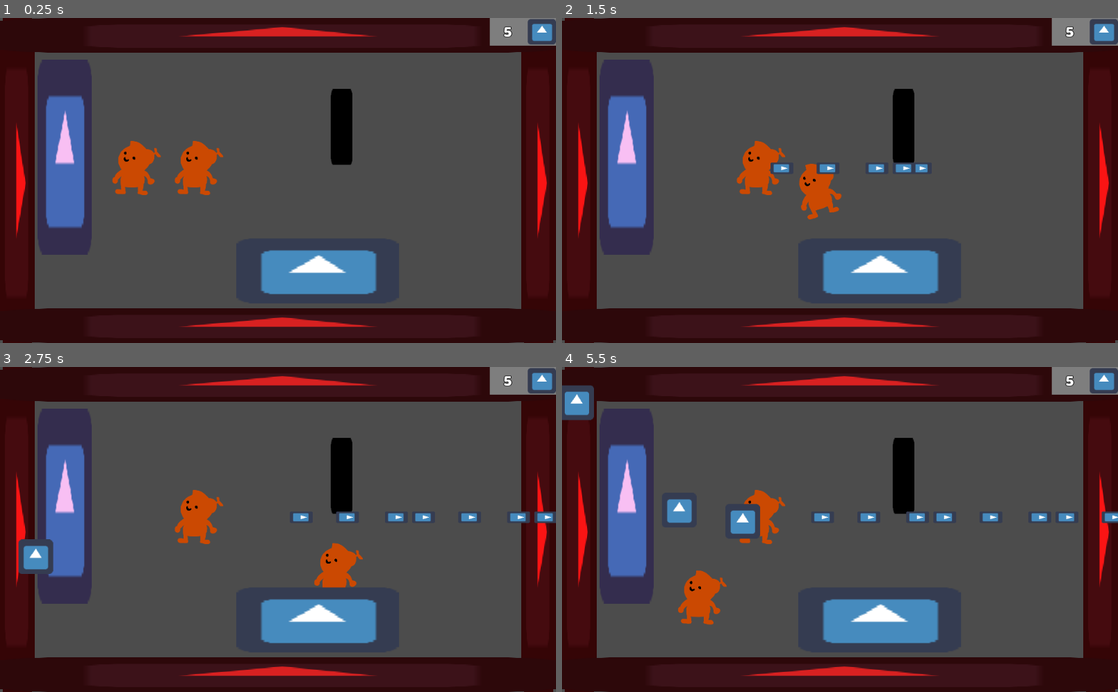
Above: before the commit, frames 1-4 (two rows, left to right).
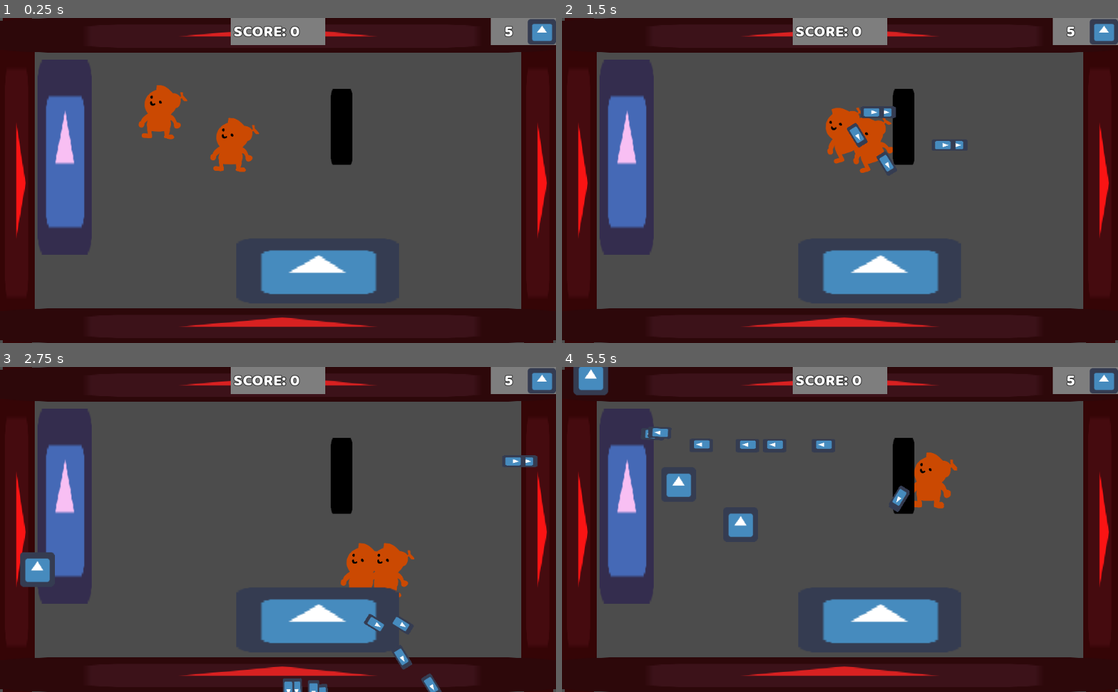
Above: after the commit, the same moments.

Repository: JuannFerrari/GlobalGameJam2019
Game: Godot game, scene res://Game.tscn
The game is run twice, just before and just after one commit, with the same random seed, the same clock (stepped at 60 frames per second) and the same inputs. The engine's default icon, where the game draws it, is replaced by a stand-in: a white triangle on a blue panel in a dark square.
Inputs:
- Up to frame 1 (0.25 s): no input
- Up to frame 2 (1.5 s): tap Enter (ui_accept) at 0.5, 0.6, 0.77, 1.07, 1.35 s; hold Right (ui_right) 0.53-1.28 s; hold Down (ui_down) from 1.28 s (still down)
- Up to frame 3 (2.75 s): tap Enter (ui_accept) at 1.52, 1.82, 2.1 s; release Down (ui_down) at 2.03 s; hold Right (ui_right) from 2.03 s (still down)
- Up to frame 4 (5.5 s): release Right (ui_right) at 2.78 s; hold Up (ui_up) 2.78-3.53 s; tap Enter (ui_accept) at 2.85, 3.02, 3.32, 3.6, 3.77, 4.07, 4.35, 4.52, 4.82, 5.1 s; hold Left (ui_left) 3.53-5.03 s; hold Down (ui_down) from 5.03 s (still down)

The runs differ from the first frame. In frame 1, 4.7% of the frame differs, in the area x 20-100%, y 0-55%; in frame 2, 5.2%; in frame 3, 6.3%; in frame 4, 6.8%, in the area x 0-100%, y 0-80%.

Commit message:
my commit ;)

Diff:
--- a/Bullet.gd
+++ b/Bullet.gd
@@ -3,7 +3,6 @@
 
 const VEL=300
 export var direction = 0
-
 
 
 func _process(delta):
@@ -15,9 +14,6 @@
 func _on_VisibilityNotifier2D_screen_exited():
 	queue_free()
 
-
-
-
 func _on_Bullet_body_entered(body):
 	body.life-=1
 	queue_free()
--- a/EnemyOne.gd
+++ b/EnemyOne.gd
@@ -8,10 +8,12 @@
 onready var targets = [playerOne, playerTwo]
 var target
 var index
+signal self_killed
 
 func _ready():
 	index = randi()%2+0
 	target = targets[index]
+	self.connect("self_killed", get_parent().get_node('Interface'), "_on_EnemyOne_self_killed")
 	pass
 
 func _physics_process(delta):
@@ -23,6 +25,7 @@
 	direction = (target.position - position).normalized()
 	move_and_collide(direction * speed * delta)
 	if life <=0:
+		emit_signal("self_killed")
 		queue_free()
 	#	if collision_info:   #only collides after move
 	#		collision_info.collider.queue_free()
--- a/EnemyOne.tscn
+++ b/EnemyOne.tscn
@@ -3,14 +3,14 @@
 [ext_resource path="res://EnemyOne.gd" type="Script" id=1]
 [ext_resource path="res://icon.png" type="Texture" id=2]
 
-[sub_resource type="RectangleShape2D" id=1]
+[sub_resource type="CircleShape2D" id=1]
 
-extents = Vector2( 32, 32 )
+radius = 1.0
 
 [node name="EnemyOne" type="KinematicBody2D"]
 position = Vector2( 350, 350 )
 collision_layer = 4
-collision_mask = 0
+collision_mask = 2
 script = ExtResource( 1 )
 
 [node name="CollisionShape2D" type="CollisionShape2D" parent="." groups=[
--- a/Game.tscn
+++ b/Game.tscn
@@ -1,10 +1,23 @@
-[gd_scene load_steps=3 format=2]
+[gd_scene load_steps=5 format=2]
 
-[ext_resource path="res://World.tscn" type="PackedScene" id=1]
-[ext_resource path="res://interface/Interface.tscn" type="PackedScene" id=2]
+[ext_resource path="res://Player.tscn" type="PackedScene" id=1]
+[ext_resource path="res://Map.tscn" type="PackedScene" id=2]
+[ext_resource path="res://interface/Interface.tscn" type="PackedScene" id=3]
+[ext_resource path="res://Spawner.tscn" type="PackedScene" id=4]
 
 [node name="Game" type="SkeletonIK"]
 
-[node name="World" parent="." instance=ExtResource( 1 )]
+[node name="Player1" parent="." instance=ExtResource( 1 )]
+position = Vector2( 298.5, 174 )
 
-[node name="Interface" parent="." instance=ExtResource( 2 )]
+[node name="Player2" parent="." instance=ExtResource( 1 )]
+position = Vector2( 430.559, 234.665 )
+
+[node name="Map" parent="." instance=ExtResource( 2 )]
+
+[node name="Interface" parent="." instance=ExtResource( 3 )]
+
+[node name="Spawner" parent="." instance=ExtResource( 4 )]
+
+[connection signal="healt_changed" from="Player1" to="Interface" method="_on_Player_healt_changed"]
+[connection signal="hide" from="Player1" to="Interface" method="_on_Player_hide"]
--- a/Player.gd
+++ b/Player.gd
@@ -12,12 +12,9 @@
 export var action_shoot="ui_accept"
 export var ACCELERATION=50
 export var MAX_SPEED=300
+var bullet_scene = preload ("res://Bullet.tscn")
+signal healt_changed(health)
 
-var bullet_scene = preload ("res://Bullet.tscn")
-
-# Called when the node enters the scene tree for the first time.
-func _ready():
-	pass # Replace with function body.
 
 func shoot_bullet():
 	var bullet= bullet_scene.instance()
@@ -64,6 +61,7 @@
 			else:
 				if can_take_damage:
 					life-=1
+					emit_signal("healt_changed", life)
 					can_take_damage = false
 					$invul_timer.start(3)
 					modulate = Color(1,1,1,0.3)
--- /dev/null
+++ b/Spawner.tscn
@@ -0,0 +1,38 @@
+[gd_scene load_steps=4 format=2]
+
+[ext_resource path="res://Spawner.gd" type="Script" id=1]
+[ext_resource path="res://EnemyOne.tscn" type="PackedScene" id=2]
+
+[sub_resource type="Animation" id=1]
+
+resource_name = "SpawnerAnimation"
+length = 19.5
+tracks/0/type = "value"
+tracks/0/path = NodePath(".:position")
+tracks/0/interp = 1
+tracks/0/loop_wrap = true
+tracks/0/imported = false
+tracks/0/enabled = true
+tracks/0/keys = {
+"times": PoolRealArray( 0, 1.5, 3, 4.5, 6, 7.5, 9, 10.5, 12, 13.5, 15, 16.5, 18, 19.5 ),
+"transitions": PoolRealArray( 1, 1, 1, 1, 1, 1, 1, 1, 1, 1, 1, 1, 1, 1 ),
+"update": 0,
+"values": [ Vector2( -38.9187, 594.435 ), Vector2( -40.5398, 390.179 ), Vector2( -49.3608, 220.374 ), Vector2( -40.5398, 2.05249 ), Vector2( 74.134, -59.6949 ), Vector2( 301.276, -66.3107 ), Vector2( 632.066, -61.9002 ), Vector2( 1055.48, -64.1055 ), Vector2( 1103.99, 163.037 ), Vector2( 1101.79, 396.795 ), Vector2( 1092.97, 641.58 ), Vector2( 753.356, 679.069 ), Vector2( 303.482, 674.659 ), Vector2( -29.5133, 670.248 ) ]
+}
+
+[node name="Spawner" type="Position2D"]
+position = Vector2( -29.5133, 670.248 )
+script = ExtResource( 1 )
+spawnScene = ExtResource( 2 )
+timerPath = NodePath("Timer")
+minWaitTime = 1.0
+maxWaitTime = 3.0
+
+[node name="Timer" type="Timer" parent="."]
+one_shot = true
+
+[node name="AnimationPlayer" type="AnimationPlayer" parent="."]
+autoplay = "SpawnerAnimation"
+anims/SpawnerAnimation = SubResource( 1 )
+
+[connection signal="timeout" from="Timer" to="." method="_on_Timer_timeout"]
--- a/World.tscn
+++ b/World.tscn
@@ -1,55 +1,14 @@
-[gd_scene load_steps=6 format=2]
+[gd_scene load_steps=4 format=2]
 
 [ext_resource path="res://Player.tscn" type="PackedScene" id=1]
 [ext_resource path="res://Map.tscn" type="PackedScene" id=2]
-[ext_resource path="res://Spawner.gd" type="Script" id=3]
-[ext_resource path="res://EnemyOne.tscn" type="PackedScene" id=4]
-
-[sub_resource type="Animation" id=1]
-
-resource_name = "SpawnerAnimation"
-length = 19.5
-tracks/0/type = "value"
-tracks/0/path = NodePath(".:position")
-tracks/0/interp = 1
-tracks/0/loop_wrap = true
-tracks/0/imported = false
-tracks/0/enabled = true
-tracks/0/keys = {
-"times": PoolRealArray( 0, 1.5, 3, 4.5, 6, 7.5, 9, 10.5, 12, 13.5, 15, 16.5, 18, 19.5 ),
-"transitions": PoolRealArray( 1, 1, 1, 1, 1, 1, 1, 1, 1, 1, 1, 1, 1, 1 ),
-"update": 0,
-"values": [ Vector2( -38.9187, 594.435 ), Vector2( -40.5398, 390.179 ), Vector2( -49.3608, 220.374 ), Vector2( -40.5398, 2.05249 ), Vector2( 74.134, -59.6949 ), Vector2( 301.276, -66.3107 ), Vector2( 632.066, -61.9002 ), Vector2( 1055.48, -64.1055 ), Vector2( 1103.99, 163.037 ), Vector2( 1101.79, 396.795 ), Vector2( 1092.97, 641.58 ), Vector2( 753.356, 679.069 ), Vector2( 303.482, 674.659 ), Vector2( -29.5133, 670.248 ) ]
-}
+[ext_resource path="res://Spawner.tscn" type="PackedScene" id=3]
 
 [node name="World" type="Node2D"]
 
 [node name="Player1" parent="." instance=ExtResource( 1 )]
 position = Vector2( 364.971, 277.307 )
-action_up = "ui_up2"
-action_down = "ui_down2"
-action_right = "ui_right2"
-action_left = "ui_left2"
-
-[node name="Player2" parent="." instance=ExtResource( 1 )]
-position = Vector2( 250, 277.307 )
-action_shoot = "ui_accept2"
 
 [node name="Map" parent="." instance=ExtResource( 2 )]
 
-[node name="Spawner" type="Position2D" parent="."]
-position = Vector2( -29.5133, 670.248 )
-script = ExtResource( 3 )
-spawnScene = ExtResource( 4 )
-timerPath = NodePath("Timer")
-minWaitTime = 1.0
-maxWaitTime = 3.0
-
-[node name="Timer" type="Timer" parent="Spawner"]
-one_shot = true
-
-[node name="AnimationPlayer" type="AnimationPlayer" parent="Spawner"]
-autoplay = "SpawnerAnimation"
-anims/SpawnerAnimation = SubResource( 1 )
-
-[connection signal="timeout" from="Spawner/Timer" to="Spawner" method="_on_Timer_timeout"]
+[node name="Spawner" parent="." instance=ExtResource( 3 )]
--- /dev/null
+++ b/interface/Interface.gd
@@ -0,0 +1,14 @@
+extends Control
+
+onready var number_label = get_node("LifeCounter").get_node("Number")
+onready var score_label = get_node("KillsCounter").get_node("Number")
+
+
+func _on_Player_healt_changed(health):
+	update_health(health)
+
+func update_health(new_value):
+    number_label.text = str(new_value)
+
+func _on_EnemyOne_self_killed():
+	score_label.text = str(int(score_label.text) + 1)
--- a/interface/Interface.tscn
+++ b/interface/Interface.tscn
@@ -1,11 +1,20 @@
-[gd_scene load_steps=3 format=2]
+[gd_scene load_steps=6 format=2]
 
-[ext_resource path="res://interface/LifeCounter.tscn" type="PackedScene" id=1]
-[ext_resource path="res://interface/LifeCounter.gd" type="Script" id=2]
+[ext_resource path="res://interface/themes/default_theme.tres" type="Theme" id=1]
+[ext_resource path="res://interface/Interface.gd" type="Script" id=2]
+[ext_resource path="res://interface/LifeCounter.tscn" type="PackedScene" id=3]
+[ext_resource path="res://interface/LifeCounter.gd" type="Script" id=4]
+[ext_resource path="res://interface/KillsCounter.tscn" type="PackedScene" id=5]
 
 [node name="Interface" type="Control"]
 anchor_right = 1.0
 anchor_bottom = 1.0
+theme = ExtResource( 1 )
+script = ExtResource( 2 )
 
-[node name="LifeCounter" parent="." instance=ExtResource( 1 )]
-script = ExtResource( 2 )
+[node name="LifeCounter" parent="." instance=ExtResource( 3 )]
+margin_left = -120.0
+margin_bottom = 50.0
+script = ExtResource( 4 )
+
+[node name="KillsCounter" parent="." instance=ExtResource( 5 )]
--- /dev/null
+++ b/interface/KillsCounter.tscn
@@ -0,0 +1,31 @@
+[gd_scene load_steps=2 format=2]
+
+[ext_resource path="res://assets/bg_counter.png" type="Texture" id=1]
+
+[node name="KillsCounter" type="NinePatchRect"]
+anchor_left = 0.5
+anchor_right = 0.5
+margin_left = -87.0
+margin_right = 87.0
+margin_bottom = 50.0
+texture = ExtResource( 1 )
+
+[node name="Number" type="Label" parent="."]
+anchor_left = 1.0
+anchor_top = 0.5
+anchor_right = 1.0
+anchor_bottom = 0.5
+margin_left = -65.0
+margin_top = -23.5
+margin_bottom = 23.5
+text = "0"
+valign = 1
+
+[node name="Text" type="Label" parent="."]
+anchor_top = 0.5
+anchor_bottom = 0.5
+margin_left = 5.0
+margin_top = -23.5
+margin_right = 89.0
+margin_bottom = 23.5
+text = "SCORE:"
